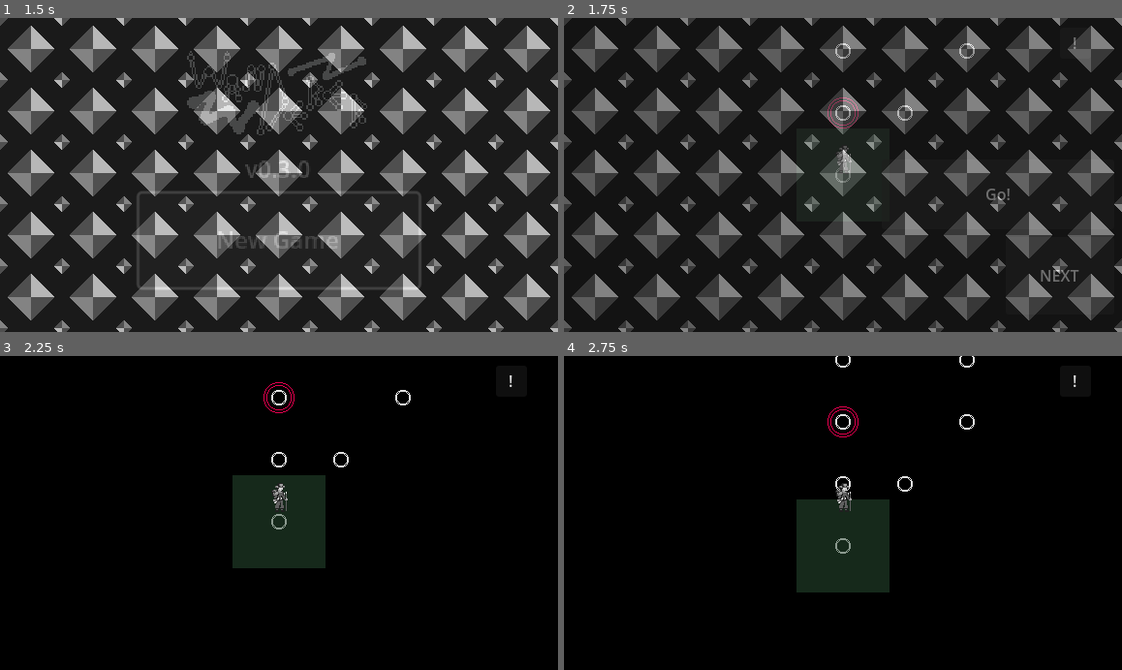
Above: before the commit, frames 1-4 (two rows, left to right).
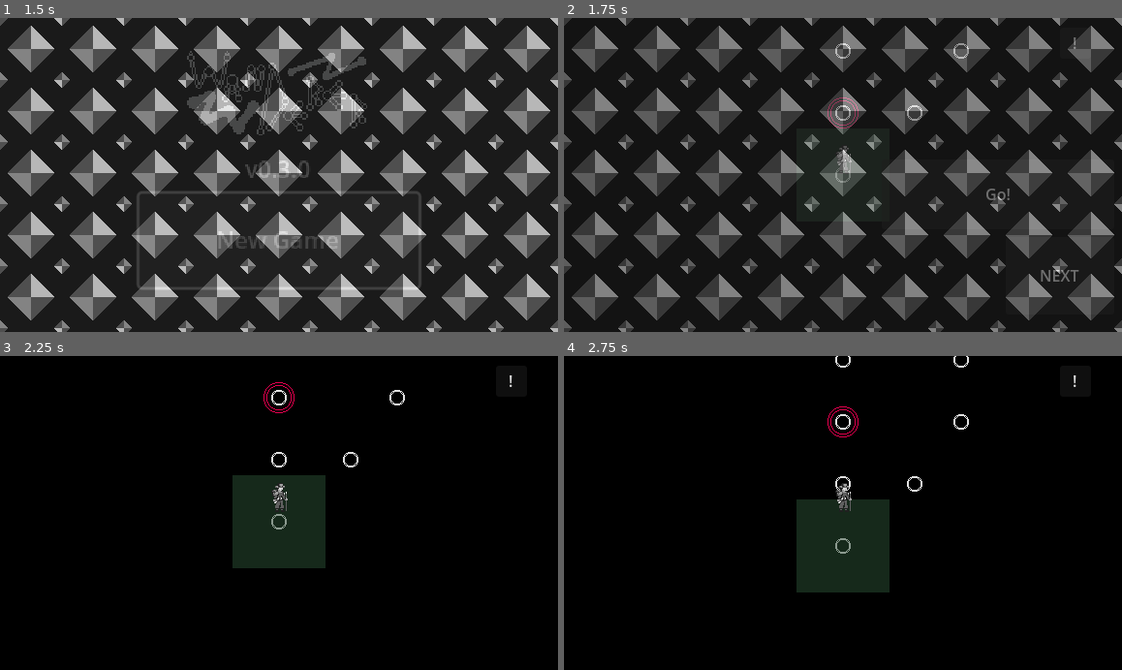
Above: after the commit, the same moments.

Repository: LidesSam/wanderer
Game: Godot game, scene res://source/scenes/main_menu.tscn
Two runs of this game, one before a commit and one after it. Both use one fixed random seed, a clock stepped at 60 frames per second and the inputs below.
Inputs:
- Up to frame 1 (1.5 s): click "New Game" at 0.5 s; click "New Game" at 1.25 s
- Up to frame 2 (1.75 s): no input
- Up to frame 3 (2.25 s): click "Go!" at 2 s
- Up to frame 4 (2.75 s): no input

Frame 1 is identical in both runs. In frame 2, 0.2% of the frame differs, in the area x 59-74%, y 8-33%; in frame 3, 0.2%; in frame 4, 0.2%, in the area x 59-74%, y 0-44%.

Commit message:
new freature: bifurcation fine tuning, more organic parabolic disposition

Diff:
--- a/source/elements/chunk.gd
+++ b/source/elements/chunk.gd
@@ -3,6 +3,7 @@
 
 var mapLocs=[]
 var freeLocs=[]
+var sides=[1,-1]
 # Called when the node enters the scene tree for the first time.
 func _ready():
 	pass # Replace with function body.
@@ -21,24 +22,25 @@
 ##gen a small bifurcation inside of the chunk
 func add_sidepath_sub_bifurcation(locTemp,step:int = 64,size:int=3):
 
-	if(mapLocs.size()<size):
+	if(mapLocs.size()<3):
 		print("to small to bifurcation")
 		return false
-
+	size=8
 	if(size>mapLocs.size()-2):
 		size=mapLocs.size()-2
 	var lastLoc=mapLocs[0]
-	var side= [-1].pick_random()
+	var side= sides.pick_random()
 	var displacement= Vector2(0,0)
-	var peakDeviation = roundi(size/2)
-	var a = -4.0 / (size * size)  # Adjusted parabolic coefficient for inverted bend
+	var  peakDeviation = (size - 1) / 2.0
+	var a = -size*1.5 / (size * size)  # Adjusted parabolic coefficient for inverted bend
 
 	for y in range(size):
-		var deviation = round(a * (y - peakDeviation) * (y - peakDeviation))  # Parabolic deviation
+		var deviation = a * (y - peakDeviation) * (y - peakDeviation)  # Parabolic deviation
 		var xDisplacement = deviation * step  # Apply step factor
 		displacement = Vector2(xDisplacement * side+step*2*side, 0)  # Apply direction
-
-		var pos= 1+y
+		print("xdev:",deviation)
+		#print("d:",displacement.x)
+		var pos= y+1
 		var loc=locTemp.instantiate()
 		lastLoc.add_conection(loc)
 		loc.add_conection(lastLoc)
@@ -46,7 +48,7 @@
 		loc.position=mapLocs[pos].position-displacement
 		lastLoc=loc
 	lastLoc.add_conection(mapLocs[size+1])
-
+	print("------0>")
 func add_rand_foe_encounters( min:int=1, max:int=2):
 	if(max<=min):
 		max= min+1
--- a/source/factory/mapGen.gd
+++ b/source/factory/mapGen.gd
@@ -57,7 +57,7 @@
 		loc.position = Vector2(0, 0 - step * i) + stepOffset  # Position the location
 		chunk.add_location(loc)  # Add the location to the chunk
 
-	chunk.add_sidepath_sub_bifurcation(locTemp, step, 5)  # Add side paths
+	chunk.add_sidepath_sub_bifurcation(locTemp, step, randi()%(chunksize-2)+3 ) # Add side paths
 	chunk.add_rand_foe_encounters(2, 4)  # Add random foe encounters
 	chunks.push_back(chunk)  # Add the chunk to the chunks list
 	locations.add_child(chunk)  # Add the chunk to the locations node
